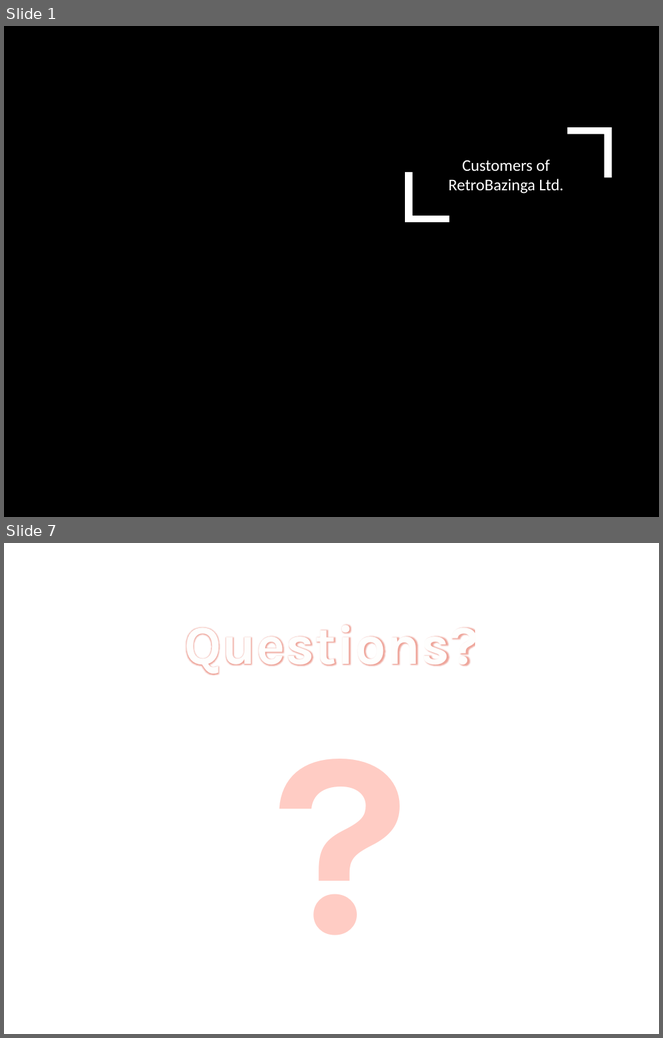
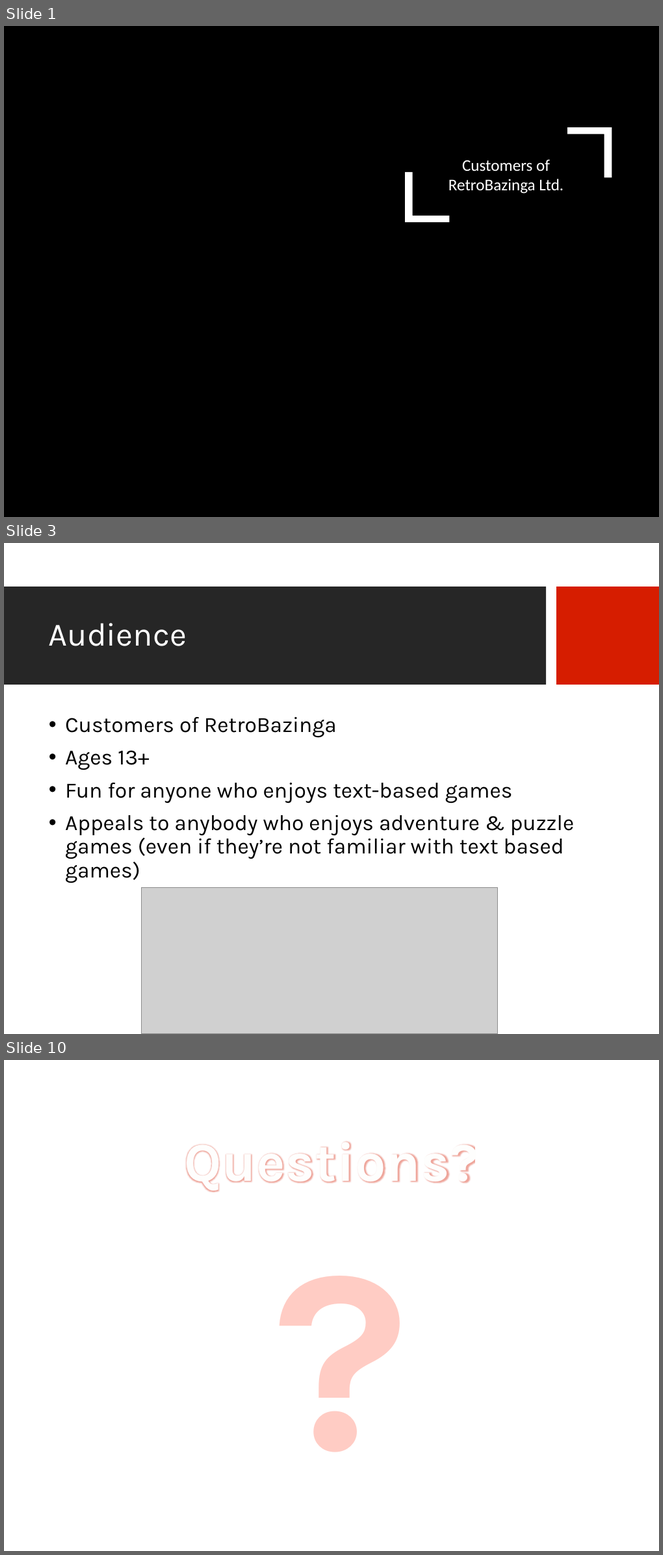
Before and after one commit to JGaslonde/3DaysToKirill, a slide deck: Pres_files/Game Plan.pptx. Shown one above the other, each under a label of ours: slides 1 and 7 before the commit, slides 1, 3 and 10 after it; the slides between them are not shown. The pictures are 663x1038 and 663x1555 pixels, drawn with LibreOffice and Linux fonts; fonts in the diff are those of the drawing; grey boxes stand for pictures; background and template pictures are left out. Boxes give left, top, right and bottom in pixels: in the first picture for what was removed or moved away, otherwise in the second. Text is boxed around its words. In the diff, an @@ line names an element or a change of style, - is before the commit and + after.

```diff
--- a/Pres_files/Game Plan.pptx
+++ b/Pres_files/Game Plan.pptx
@@ slide 3 added at <box>4,543,659,1034</box>, background picture (left out) @@
@@ rectangle added at <box>4,587,547,685</box>, fill #262626 @@
@@ rectangle added at <box>556,587,659,685</box>, fill #D61D00 @@
@@ title added at <box>49,623,187,646</box>, 36 pt, text #FFFFFF @@
+Audience
@@ text added at <box>65,717,574,883</box>, 24 pt, text #000000 @@
+• Customers of RetroBazinga
+• Ages 13+
+• Fun for anyone who enjoys text-based games
+• Appeals to anybody who enjoys adventure & puzzle games (even if they’re not familiar with text based games)
@@ picture added at <box>142,887,498,1034</box> @@
@@ what was slide 7 is now slide 10 @@
```
Also in this commit, not shown: 3 slides changed, 4 other slides added, 2 slides removed.
